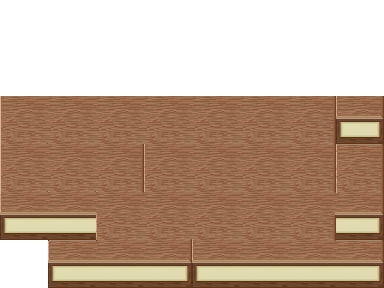
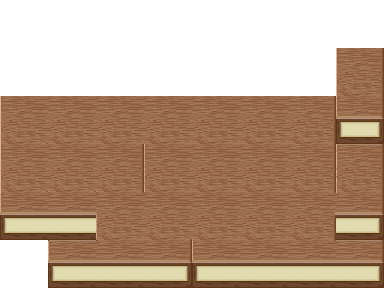
Two versions of the same layered image (384x288). Layer-by-layer changes:
pixels changed over [left=336, top=48, right=384, bottom=96] (layer not identified)
